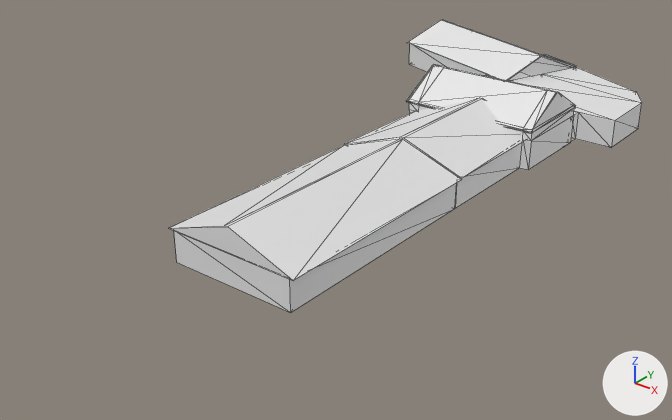
The glTF model tracks/local/harbor/sej_pavillion.glb, before and after one commit.
Both versions are drawn from a camera (50 mm lens) standing at (41.8, -81.9, 34.2) and looking at (-6.5, -21.6, -3.2). The lights are fixed; the arrows at lower right show +X, +Y and +Z. The first picture is the older version. Mesh edges are drawn as thin lines. Vertices at exactly the same position are counted once.

The first picture shows 'SEJPavillion'.
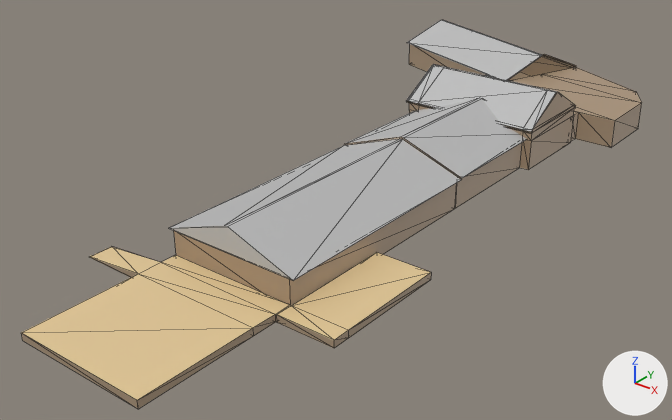
The change, as a list of edits to the scene's bpy script:
```text
Add img_palette:
    img_palette = load_image('palette', '_unpacked/palette', 288, 128, 'sRGB')
Add mat_palette:
    mat_palette = principled_material('Palette')
    mat_palette.texture = img_palette
Change me_cube_002:
    used by ob_sejpavillion; location = (0.0, 0.0, 0.0)
    remove me_cube_002.from_pydata(...)  # 176 vertices, 334 faces; spans x -21.5..9.9, y -41.4..21.0, z 0.0..6.4
    add me_cube_002.from_pydata(...)  # 208 vertices, 394 faces; spans x -21.5..10.3, y -54.8..21.0, z 0.0..6.4
    me_cube_002 part 1: a new loose piece of 32 vertices spanning x -11.9..10.3, y -54.8..-31.5, z 0.0..0.6, in mat_palette (picture img_palette)
    me_cube_002 part 2: 334 faces spanning x -21.5..9.9, y -41.4..21.0, z 0.0..6.4 switch from no material to mat_palette (picture img_palette)
```

Location of each change, (x1, y1, x2, y2) in pixels of the pictures (672 x 420 px):
'SEJPavillion', reshaped (31% wider, 33% taller): before (169, 20, 642, 313); after (21, 20, 642, 409)
part 1 of me_cube_002, added (beige): after (21, 246, 431, 409)
part 2 of me_cube_002, recoloured (darker): before (169, 20, 642, 313); after (169, 20, 642, 305)
